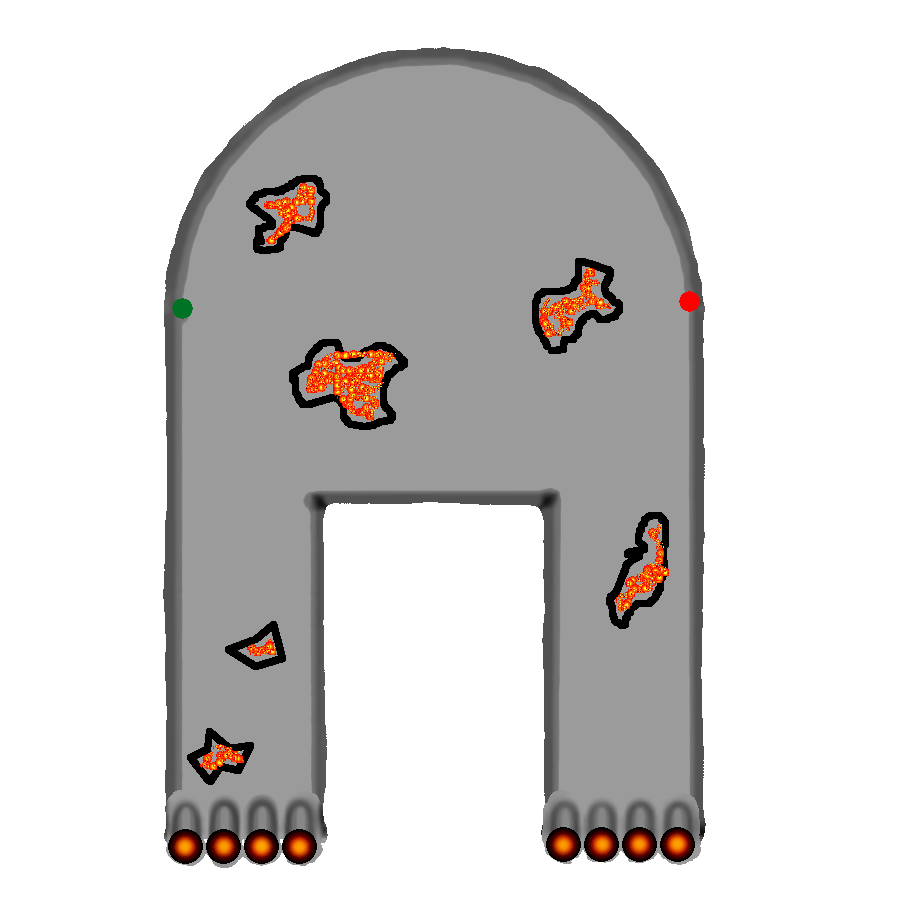
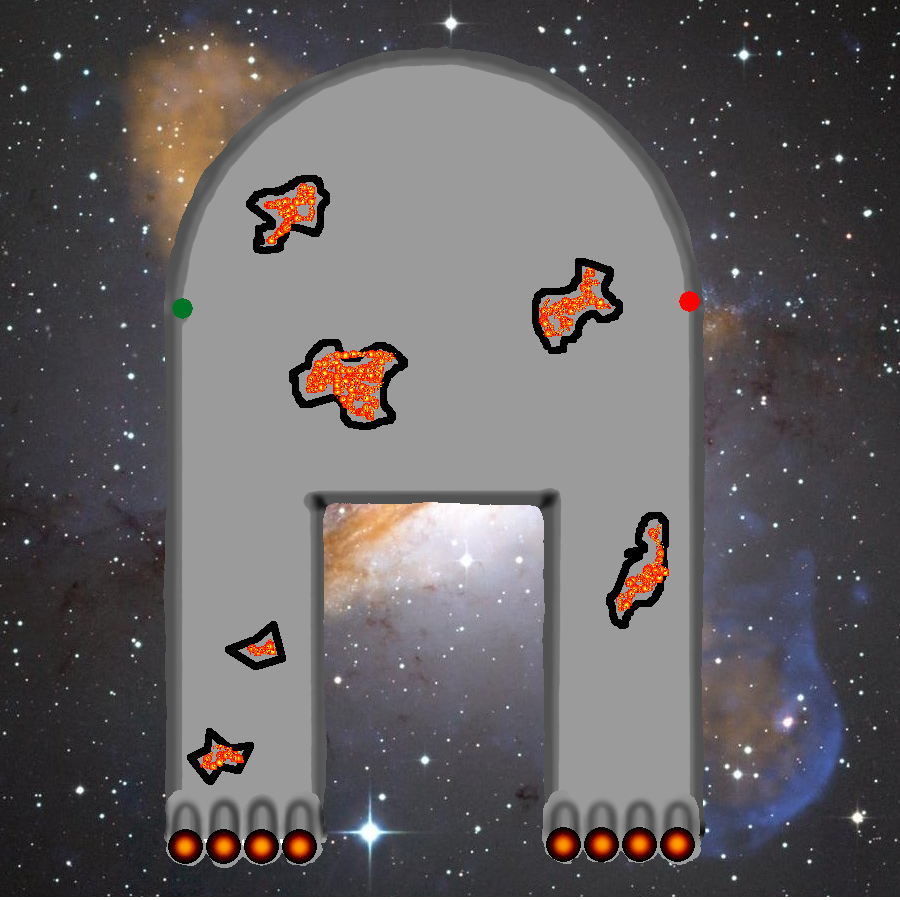
Comparing the layer stacks of the two (900, 900) images. Changes:
added layer "dead ship background.png" over [0,0,900,897]
